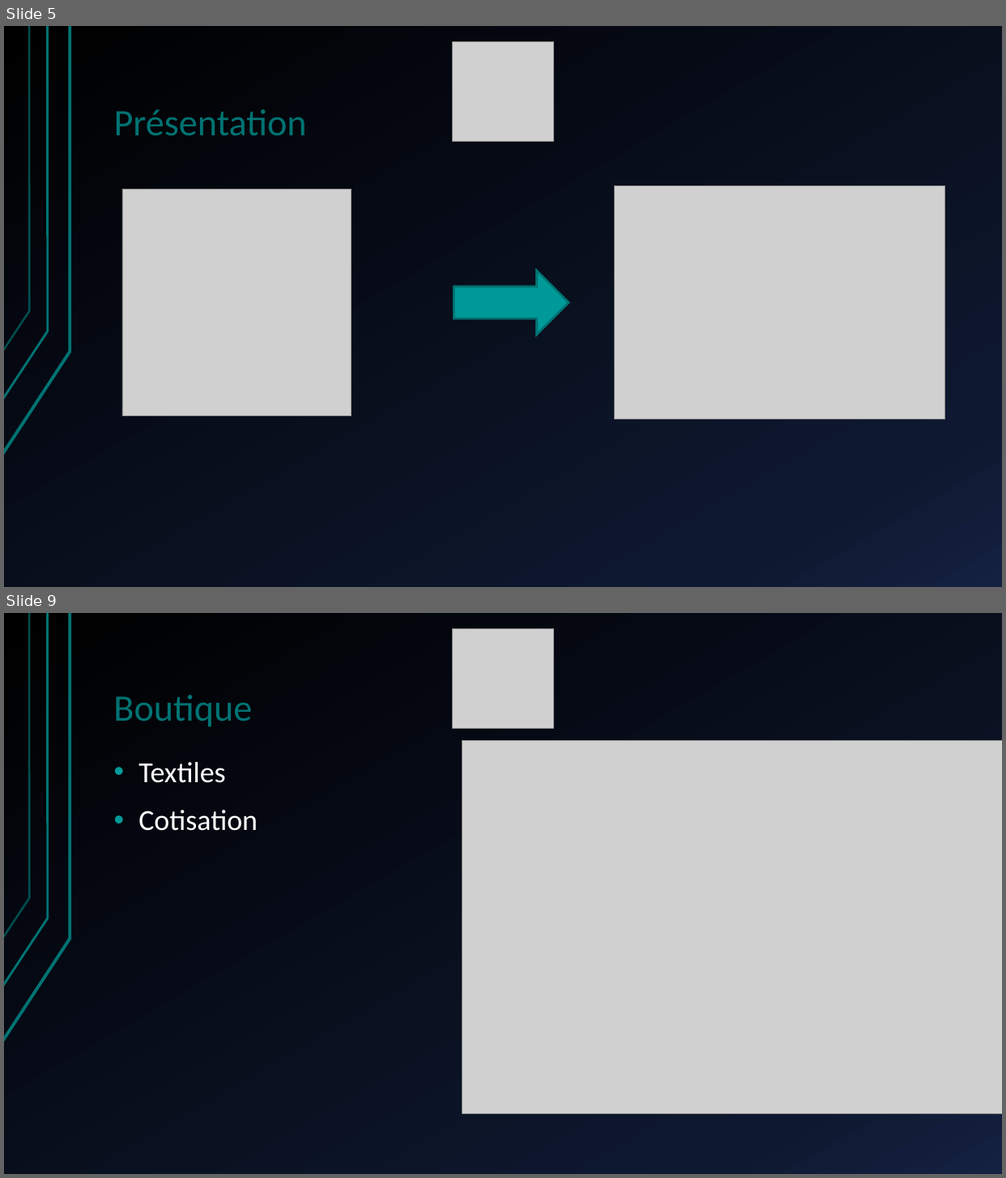
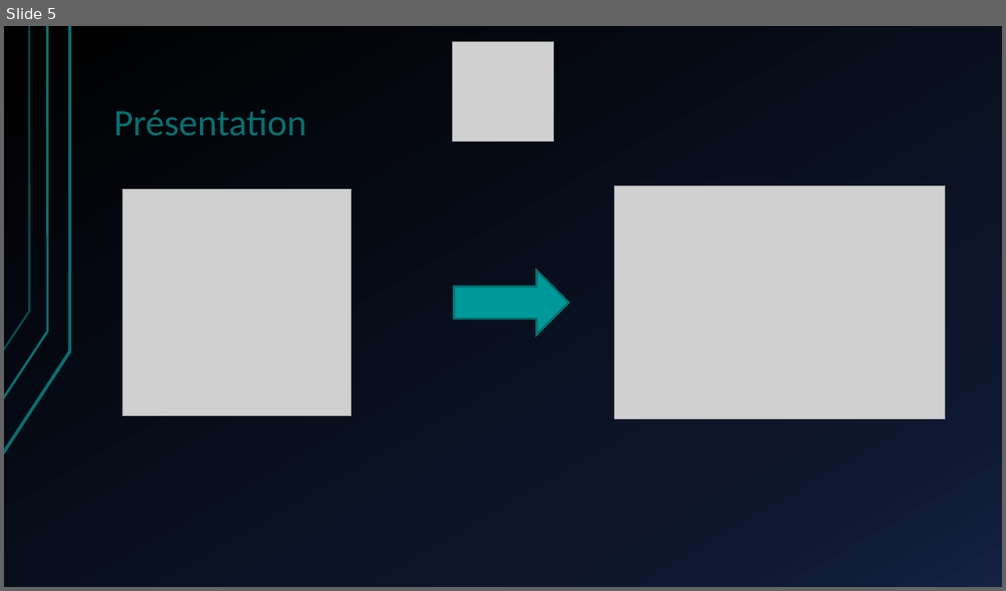
Before and after one commit to AymericPonjee/TFE-10DS, a slide deck: Rapport/PrésentationJuinTFE .pptx. Shown one above the other, each under a label of ours: slides 5 and 9 before the commit, slide 5 after it; the slides between them are not shown. The pictures are 1006x1178 and 1006x591 pixels, drawn with LibreOffice and Linux fonts; fonts in the diff are those of the drawing; grey boxes stand for pictures. Boxes give left, top, right and bottom in pixels: in the first picture for what was removed or moved away, otherwise in the second. Text is boxed around its words. In the diff, an @@ line names an element or a change of style, - is before the commit and + after.

```diff
--- a/Rapport/PrésentationJuinTFE .pptx
+++ b/Rapport/PrésentationJuinTFE .pptx
@@ slide 9 removed at (4, 613, 1002, 1174), background gradient #000000 to #0F1931 to #142242; not listed: 3 template elements that a slide beside it also shows @@
@@ picture removed at (453, 628, 552, 729) @@
@@ title removed at (113, 695, 252, 727) @@
-Boutique
@@ picture removed at (462, 740, 1002, 1114) @@
@@ text removed at (138, 762, 258, 831) @@
-• Textiles
-• Cotisation
```
Also in this commit, not shown: 4 slides changed, 1 slide added, 5 other slides removed, 28 other files.
